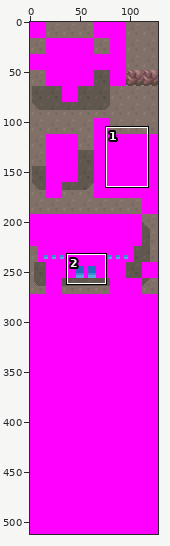
Sprite sheet, stored at tiles/oreburgh/bottom.png. The first picture is a wide view before the edit; the outline marks the close-up.
Close-up. Earlier state:
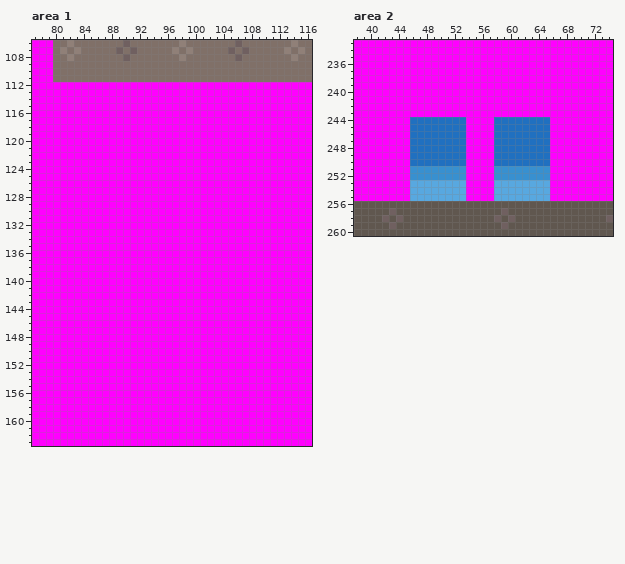
The file is 128x512 pixels. Shown: area 1: x 77..116, y 106..163; area 2: x 38..74, y 233..260.
After:
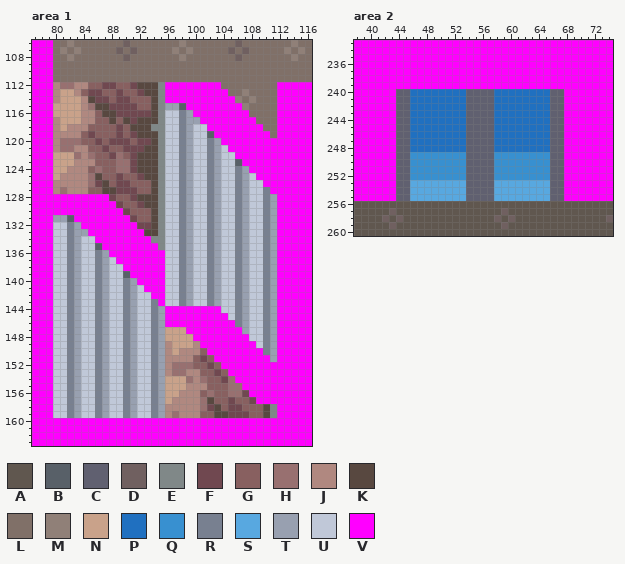
Palette (. is transparent): A #60574f  B #586068  C #606070  D #706060  E #808888  F #704850  G #886060  H #987070  J #b08880  K #584840  L #807068  M #908078  N #c9a28a  P #2070c0  Q #3890d0  R #788090  S #58a8e0  T #98a0b0  U #c0c8d8  V #ff00ff
The edit:
Changed rows in their new state; - is an unchanged pixel.
Area 1:
first column x 80:
112 JHHJJGGFFGGFKKKE--------LLLLLLLL
113 JNNJGFFGGFGGFKKE---------LLMLLLL
114 JNNNJKFFGFFGGGKE----------MLMLLL
115 NNNNJHKKFFFFGGKETTB--------MLLLL
116 NNNNJJGKKFFFFFKEUURT--------LLLL
117 JNNNJJGGKGKFKKKEUURTT--------LLL
118 JNJJJGGGGFGKKKEEUURTUU--------LL
119 JJJJGFGGGFGFKKKEUURTUUB--------L
120 JHHHGGFGFFFGFFKEUURTUURT--------
121 JHHJJGGFGGFFFKKEUURTUURTU-------
122 NNNHJHGGFHGFKKKEUURTUURTUU------
123 NNNJJJGGGHHFKKKEUURTUURTUUB-----
124 NNJJJGHGGHHFKKKEUURTUURTUURT----
125 NJJJJHKGGFGGFKKEUURTUURTUURTU---
126 JJJJJHFKGFFGGGKEUURTUURTUURTUU--
127 JHJJJGGKKFFFGGKEUURTUURTUURTUUR-
128 --------FGGFKKKEUURTUURTUURTUURT
129 ---------FGGFKKEUURTUURTUURTUURT
130 ----------FGGGKEUURTUURTUURTUURT
131 TTB--------FGGKEUURTUURTUURTUURT
132 UURT--------FFKEUURTUURTUURTUURT
133 UURTT--------KKEUURTUURTUURTUURT
134 UURTUU--------EEUURTUURTUURTUURT
135 UURTUUB--------EUURTUURTUURTUURT
136 UURTUURT--------UURTUURTUURTUURT
137 UURTUURTU-------UURTUURTUURTUURT
138 UURTUURTUU------UURTUURTUURTUURT
139 UURTUURTUUB-----UURTUURTUURTUURT
140 UURTUURTUURT----UURTUURTUURTUURT
141 UURTUURTUURTU---UURTUURTUURTUURT
142 UURTUURTUURTUU--UURTUURTUURTUURT
143 UURTUURTUURTUUR-UURTUURTUURTUURT
144 UURTUURTUURTUURT--------UURTUURT
145 UURTUURTUURTUURT---------URTUURT
146 UURTUURTUURTUURT----------RTUURT
147 UURTUURTUURTUURTNNN--------TUURT
148 UURTUURTUURTUURTNNNN--------UURT
149 UURTUURTUURTUURTJNNNJ--------URT
150 UURTUURTUURTUURTJNJJJG--------RT
151 UURTUURTUURTUURTJJJJGFG--------T
152 UURTUURTUURTUURTJHHHGGFG--------
153 UURTUURTUURTUURTJHHJJGGFG-------
154 UURTUURTUURTUURTNNNHJHGGFH------
155 UURTUURTUURTUURTNNNJJJGGGHH-----
156 UURTUURTUURTUURTNNJJJGHGGHHF----
157 UURTUURTUURTUURTNJJJJHKGGFGGF---
158 UURTUURTUURTUURTJJJJJHFKGFFGGGKE
159 UURTUURTUURTUURTJHJJJGGKKFFFGGKE
Area 2:
first column x 44:
240 CCPPPPPPPPCCCCPPPPPPPPCC
241 CCPPPPPPPPCCCCPPPPPPPPCC
242 CCPPPPPPPPCCCCPPPPPPPPCC
243 CCPPPPPPPPCCCCPPPPPPPPCC
244 CC--------CCCC--------CC
245 CC--------CCCC--------CC
246 CC--------CCCC--------CC
247 CC--------CCCC--------CC
248 CC--------CCCC--------CC
249 CCQQQQQQQQCCCCQQQQQQQQCC
250 CCQQQQQQQQCCCCQQQQQQQQCC
251 CC--------CCCC--------CC
252 CC--------CCCC--------CC
253 CC--------CCCC--------CC
254 CC--------CCCC--------CC
255 CC--------CCCC--------CC
Where, in picture pixels (left, top, right, bottom), the same in both close-ups:
changed: (53, 82, 277, 418)
changed: (396, 89, 564, 201)
